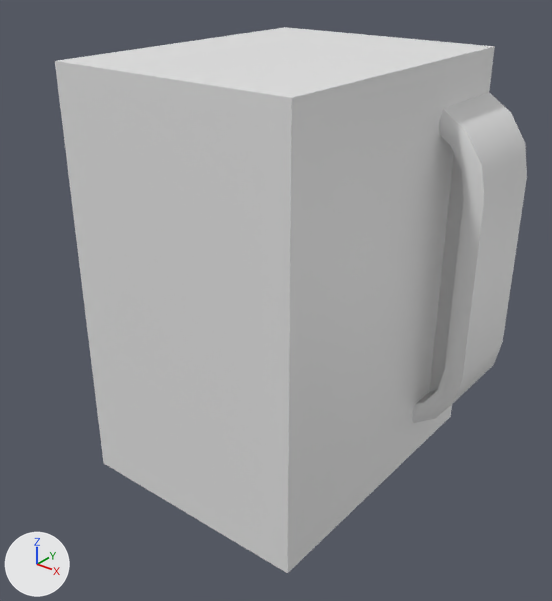
The glTF model gamee/assets/3d/belt-boxes.glb as it was, and as the next commit left it.
Both versions are drawn from a 50 mm camera at (1.251, -2.061, 0.885) aimed at (0.021, -0.524, -0.068). The axes (+X, +Y, +Z) are drawn at lower left. The lights are the same throughout. The first picture is the older version. Vertices at exactly the same position are counted once.

The older version as bpy lines, for what is in view:
```python
me_beltboxr = bpy.data.meshes.new('beltBoxR')
me_beltboxr.from_pydata(...)  # a box spanning x -0.36..0.36, y -0.901..-0.001, z -0.6..0.6
me_beltboxr.materials.append(mat_material)  # white #e7e7e7
me_carrier_001 = bpy.data.meshes.new('carrier.001')
me_carrier_001.from_pydata(...)  # 100 vertices, 196 faces; spans x -0.5..0.5, y -0.286..0.0, z -0.5..0.5
# faces by material slot: [18, 178]
me_carrier_001.materials.append(mat_material_001)  # white #e7e7e7
me_carrier_001.materials.append(mat_material_002)  # white #e7e7e7
ob_beltboxr = bpy.data.objects.new('beltBoxR', me_beltboxr)
ob_beltboxr.location = (0.0, 0.0, 0.0)
ob_carrier_001 = bpy.data.objects.new('carrier.001', me_carrier_001)
ob_carrier_001.location = (0.0, 0.0, 0.0)
```
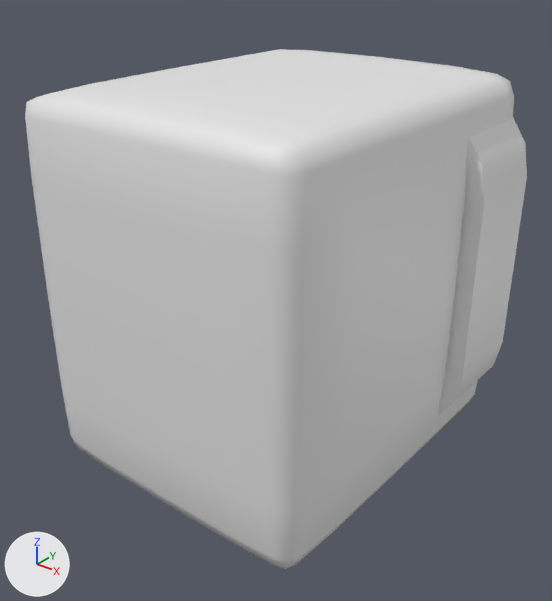
Commit message: v73.303: 3D belt boxes integration + belt cycle expansion

The edits, one by one:
me_beltboxr is used by ob_beltboxr; location (0.0, 0.0, 0.0).
me_beltboxr had 8 vertices, 12 faces and spanned x -0.36..0.36, y -0.901..-0.001, z -0.6..0.6.
me_beltboxr now has 242 vertices, 480 faces and spans x -0.45..0.45, y -0.999..-0.001, z -0.542..0.542.
me_beltboxr part 1: the whole mesh is rebuilt.

What differs and where, as boxes [x1, y1, x2, y2] in the pictures (552 x 601 px):
'beltBoxR', reshaped (11% wider): before [55, 27, 495, 573]; after [25, 49, 514, 569]
